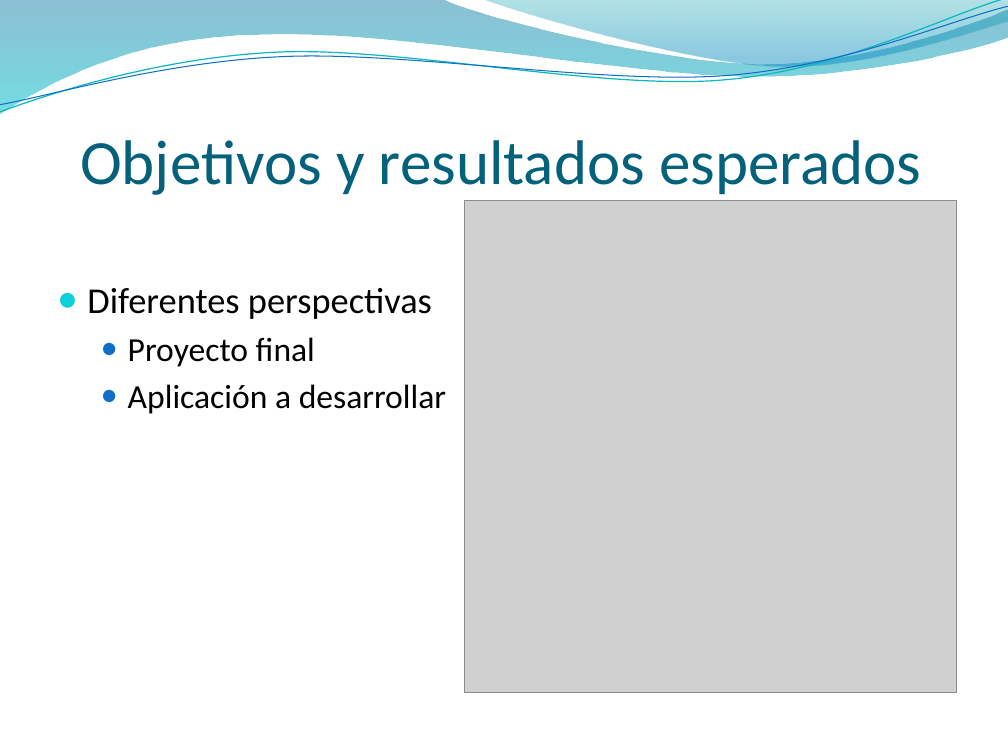
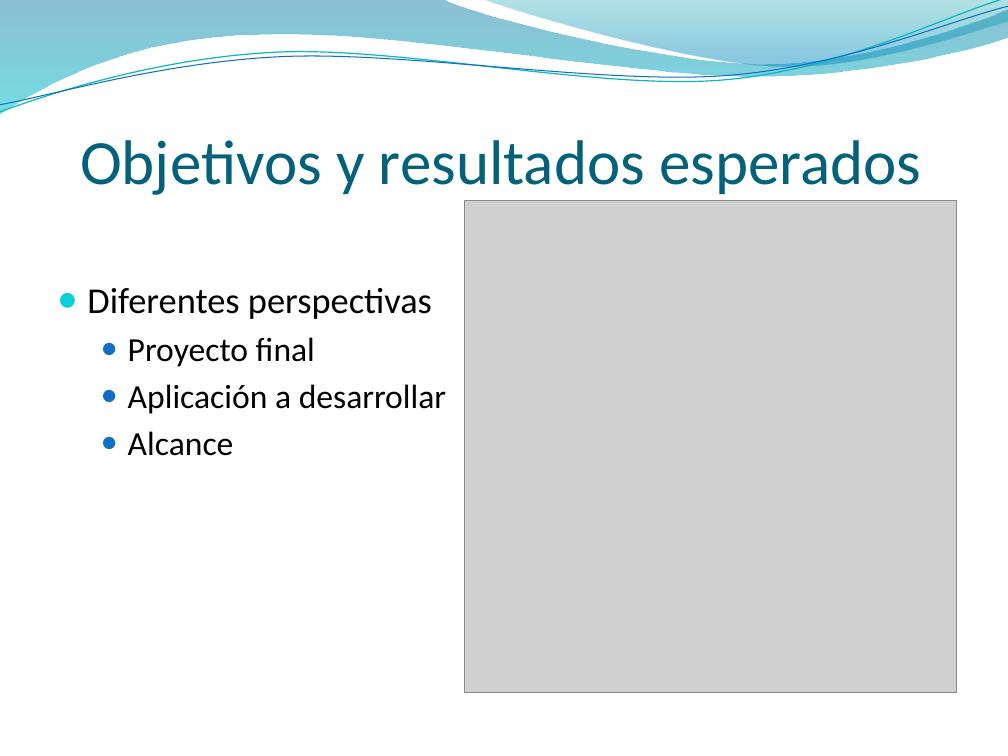
Before and after one commit to ORGTecnologo/7b6581PT, a slide deck: slide 7 of Documentacion/Entregas/Presentacion/Presentacion.pptx. Drawn at 1008x756 pixels with LibreOffice and Linux fonts; fonts in the diff are those of the drawing; grey boxes stand for pictures; background and template pictures are left out. Boxes give left, top, right and bottom in pixels: in the first picture for what was removed or moved away, otherwise in the second. Text is boxed around its words. In the diff, an @@ line names an element or a change of style, - is before the commit and + after.

```diff
--- a/Documentacion/Entregas/Presentacion/Presentacion.pptx
+++ b/Documentacion/Entregas/Presentacion/Presentacion.pptx
@@ text at [128,431,234,456]: paragraph added @@
+  ● Alcance
```
Also in this commit, not shown: 2 other slides changed, 1 other file.
